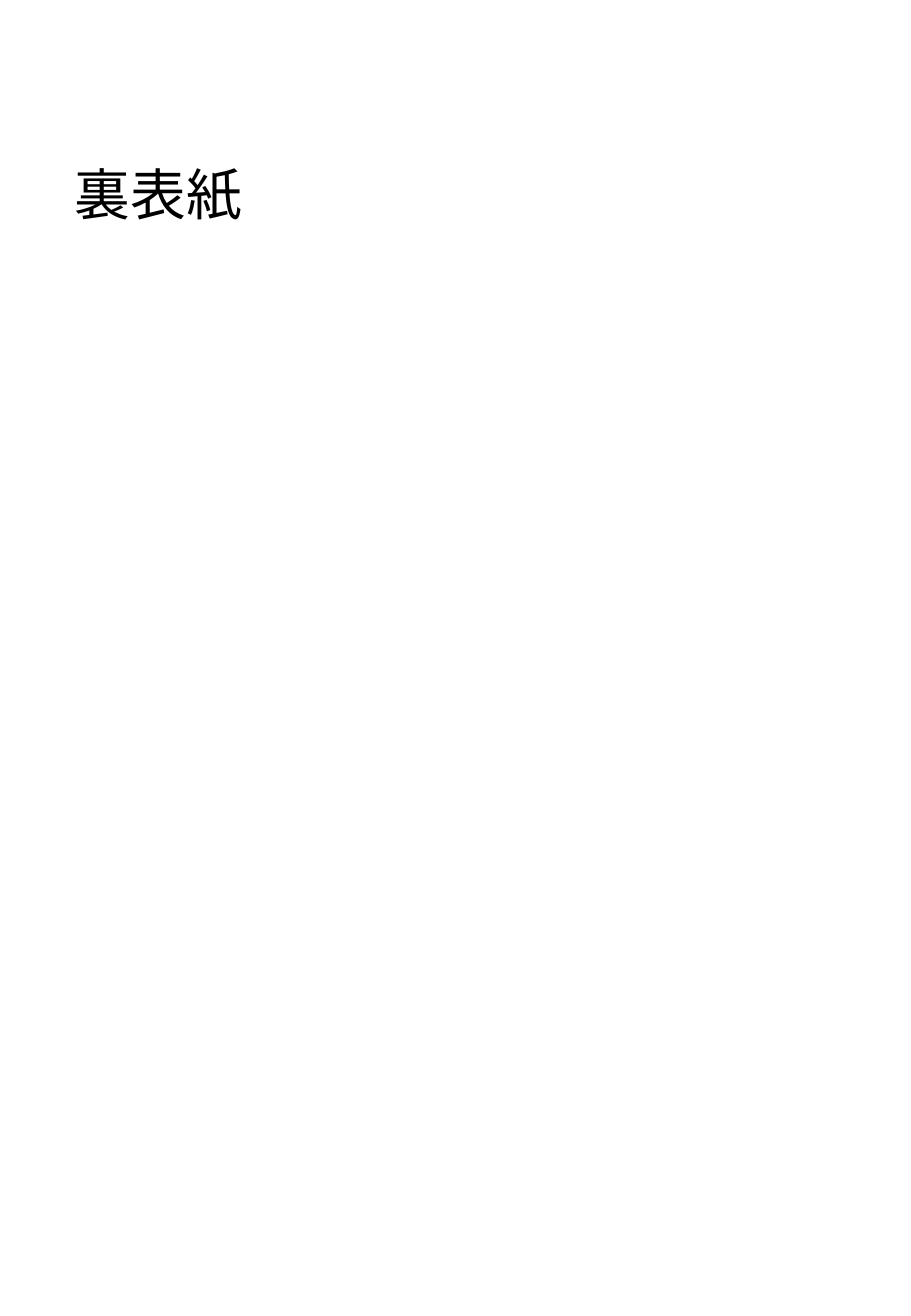
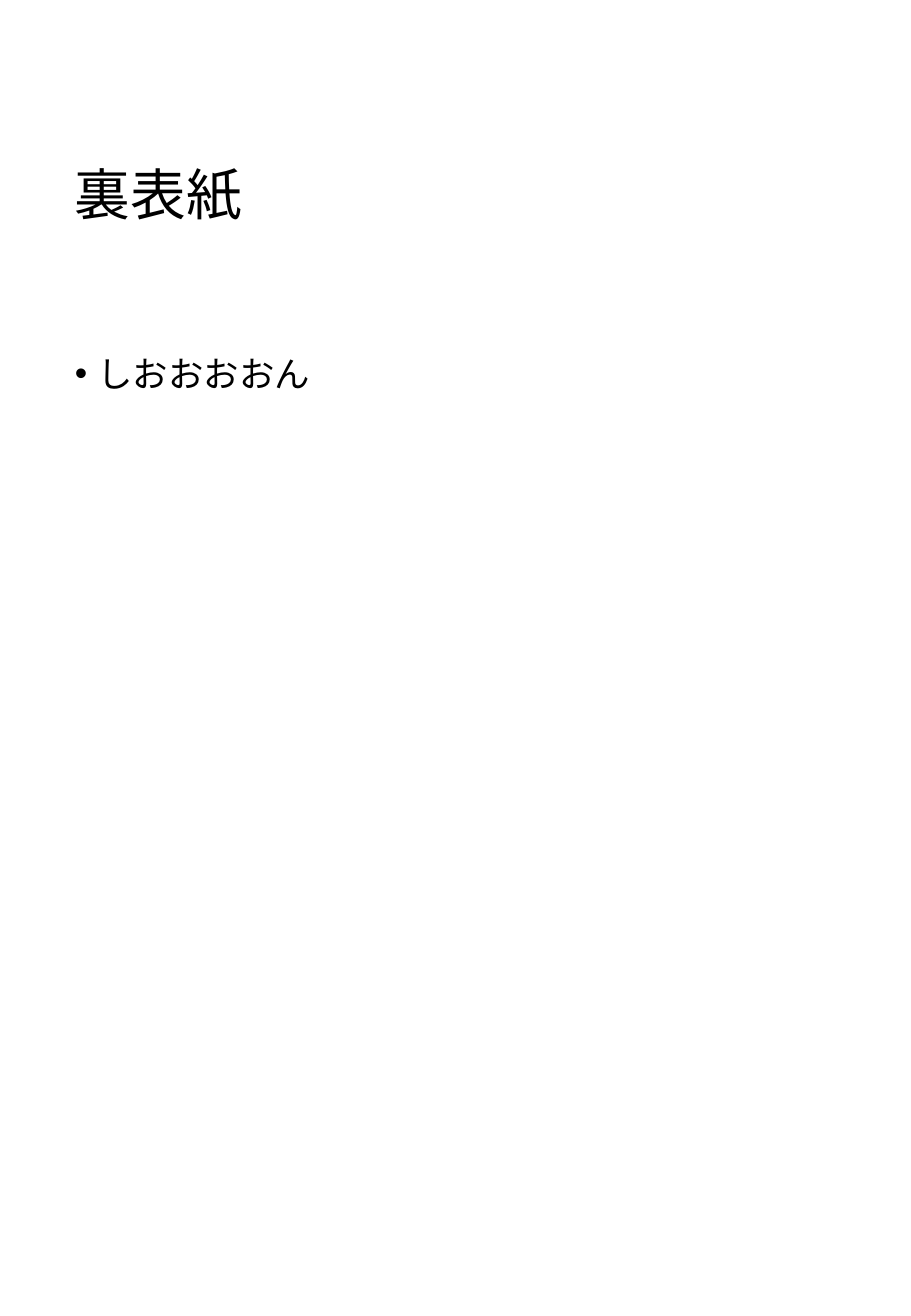
Before and after one commit to TomoyaKanazaki/Graduation, a slide deck: slide 12 of 99_pranning/卒プレアーカイブ.pptx. Drawn at 911x1316 pixels with LibreOffice and Linux fonts; fonts in the diff are those of the drawing. Boxes give left, top, right and bottom in pixels: in the first picture for what was removed or moved away, otherwise in the second. Text is boxed around its words. In the diff, an @@ line names an element or a change of style, - is before the commit and + after.

```diff
--- a/99_pranning/卒プレアーカイブ.pptx
+++ b/99_pranning/卒プレアーカイブ.pptx
@@ text added at [98, 358, 311, 389], 21 pt, text #000000 @@
+• しおおおおん
```
Also in this commit, not shown: 8 other slides changed, 1 slide added, 1 slide removed.
